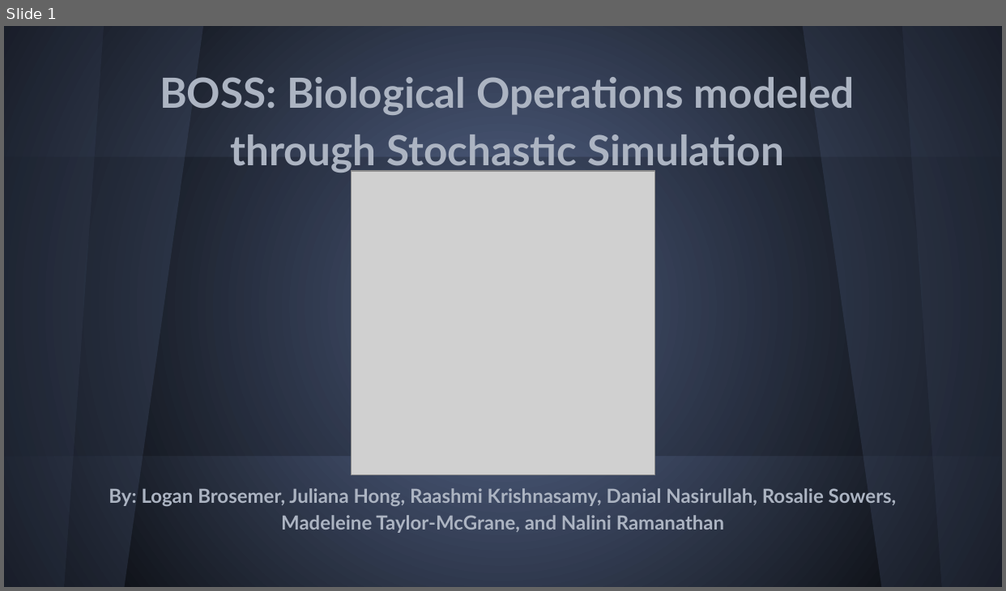
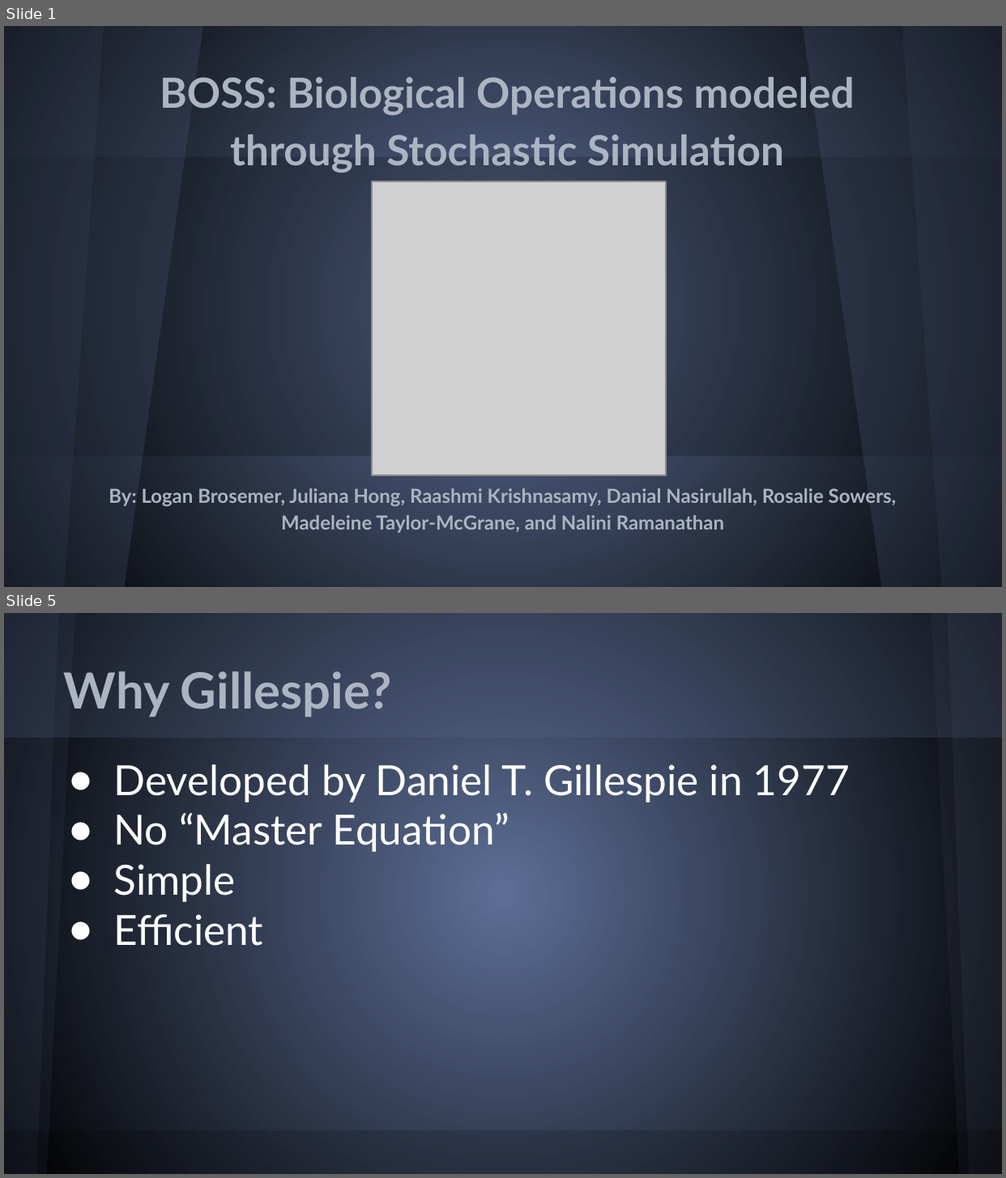
Before and after one commit to PGSSCompBio14/Stochastic-Simulator-Project, a slide deck: powerpoint/BOSSppt.pptx. Shown one above the other, each under a label of ours: slide 1 before the commit, slides 1 and 5 after it; the slides between them are not shown. The pictures are 1006x591 and 1006x1178 pixels, drawn with LibreOffice and Linux fonts; fonts in the diff are those of the drawing; grey boxes stand for pictures. Boxes give left, top, right and bottom in pixels: in the first picture for what was removed or moved away, otherwise in the second. Text is boxed around its words. In the diff, an @@ line names an element or a change of style, - is before the commit and + after.

```diff
--- a/powerpoint/BOSSppt.pptx
+++ b/powerpoint/BOSSppt.pptx
@@ slide 5 added at (4, 613, 1002, 1174), background gradient #5C6E95 to #000000 @@
@@ rectangle added at (4, 613, 1002, 738), fill #5C6E95 at 20% opacity @@
@@ freeform shape added at (4, 613, 74, 1174), fill #5C6E95 at 10% opacity @@
@@ freeform shape added at (4, 613, 59, 1174), fill #5C6E95 at 10% opacity @@
@@ freeform shape added at (931, 613, 1002, 1174), fill #5A6378 at 10% opacity @@
@@ freeform shape added at (947, 613, 1002, 1174), fill #5C6E95 at 10% opacity @@
@@ title added at (64, 671, 392, 717), 36 pt, text #ACB4C2, bold @@
+Why Gillespie?
@@ text added at (114, 764, 850, 946), 30 pt, text #FFFFFF @@
+● Developed by Daniel T. Gillespie in 1977
+● No “Master Equation”
+● Simple
+● Efficient
@@ rectangle added at (4, 1131, 1002, 1174), fill #000000 at 15% opacity @@
@@ slide 1 changed as well @@
@@ picture: place and size @@
-picture at (351, 171, 655, 475)
+picture at (371, 182, 666, 476)
```
Also in this commit, not shown: 6 other slides changed, 15 other slides added, 7 slides removed.
